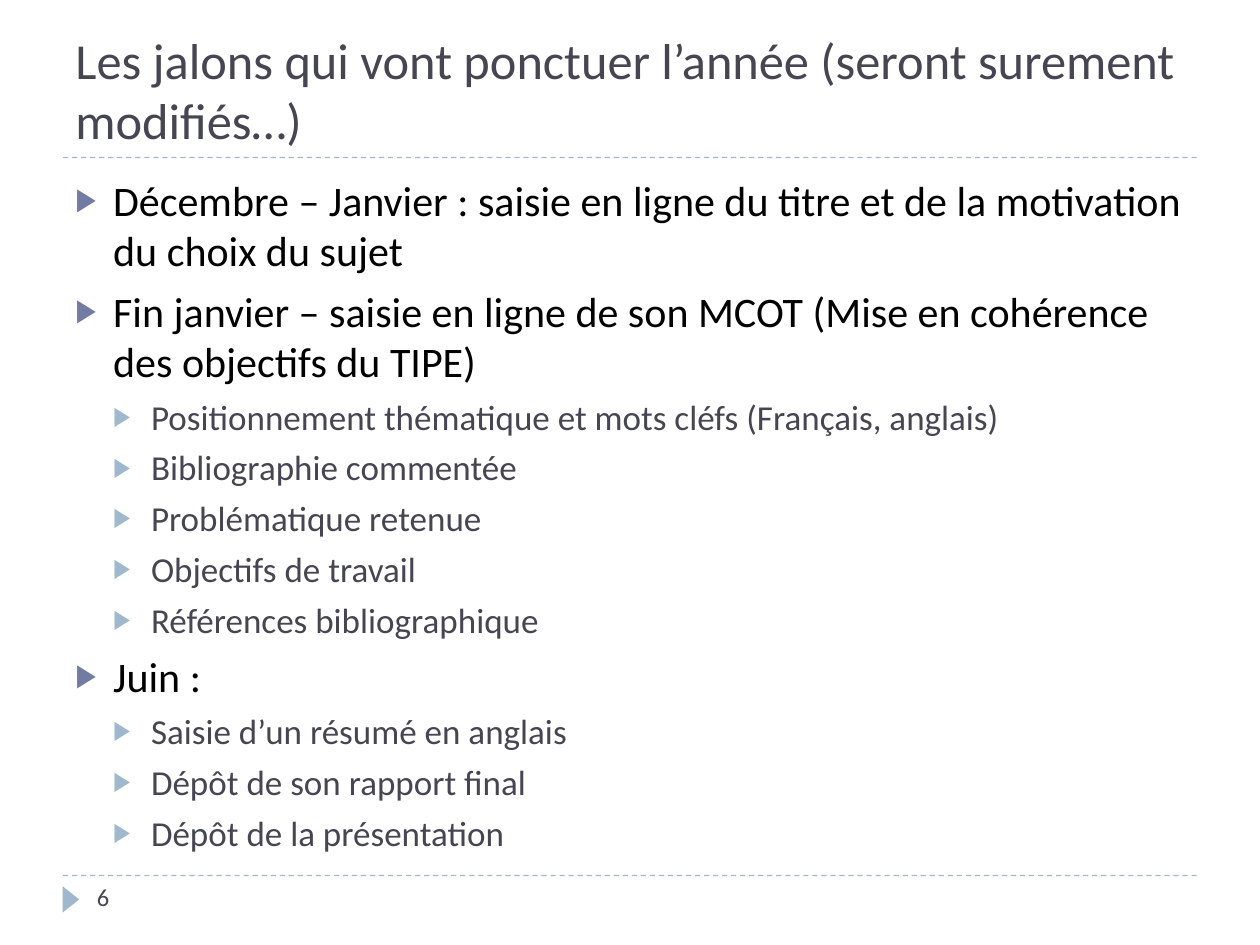
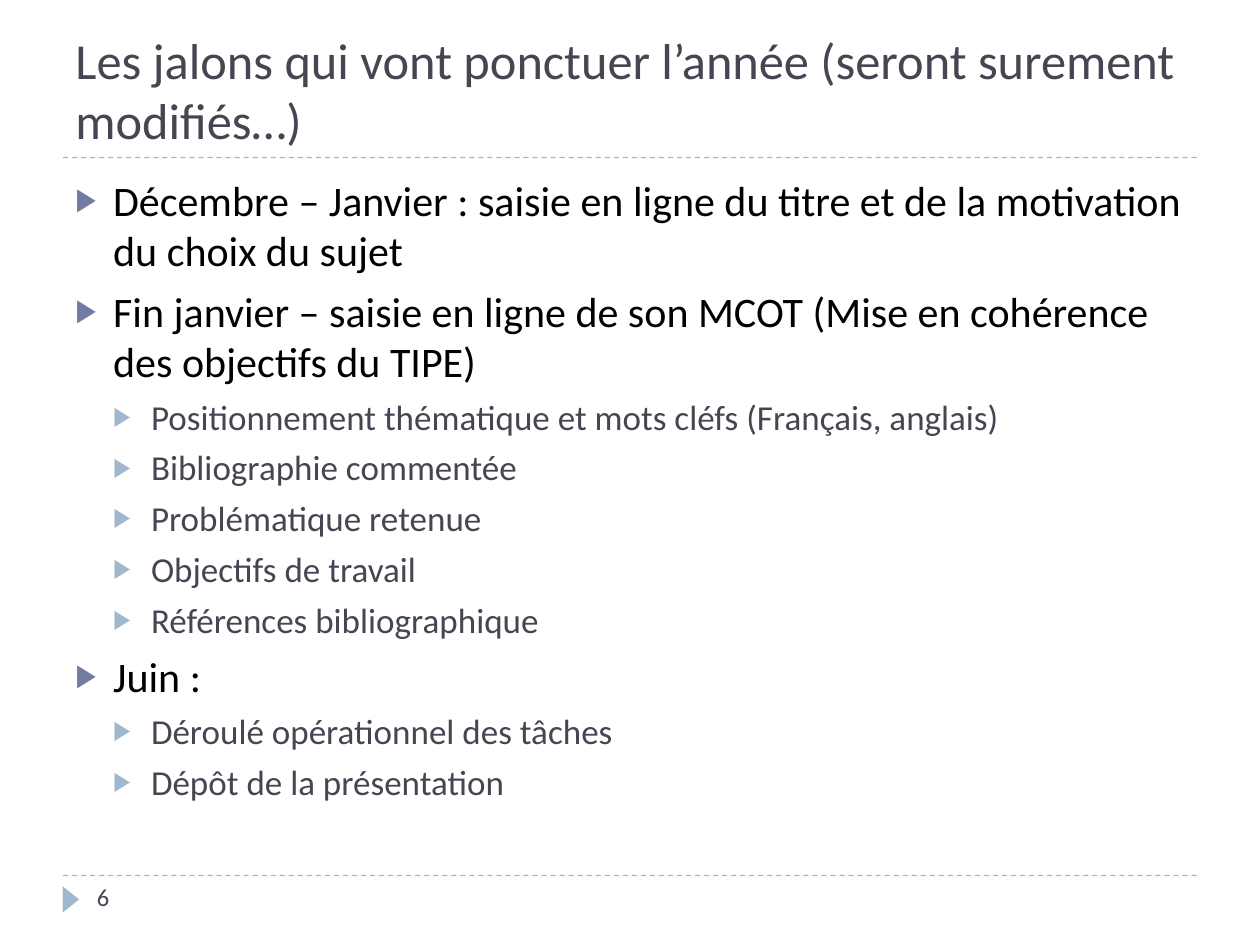
Before and after one commit to xpessoles/TIPE, a slide deck: slide 6 of Introduction_TIPE_2021_2022.pptx. Drawn at 1260x945 pixels with LibreOffice and Linux fonts; fonts in the diff are those of the drawing. Boxes give left, top, right and bottom in pixels: in the first picture for what was removed or moved away, otherwise in the second. Text is boxed around its words. In the diff, an @@ line names an element or a change of style, - is before the commit and + after.

```diff
--- a/Introduction_TIPE_2021_2022.pptx
+++ b/Introduction_TIPE_2021_2022.pptx
@@ text at (151,719,612,750): text changed @@
-  ▶ Saisie d’un résumé en anglais
-  ▶ Dépôt de son rapport final
+  ▶ Déroulé opérationnel des tâches
```
Also in this commit, not shown: 4 other slides changed, 2 slides added, 1 slide removed.
